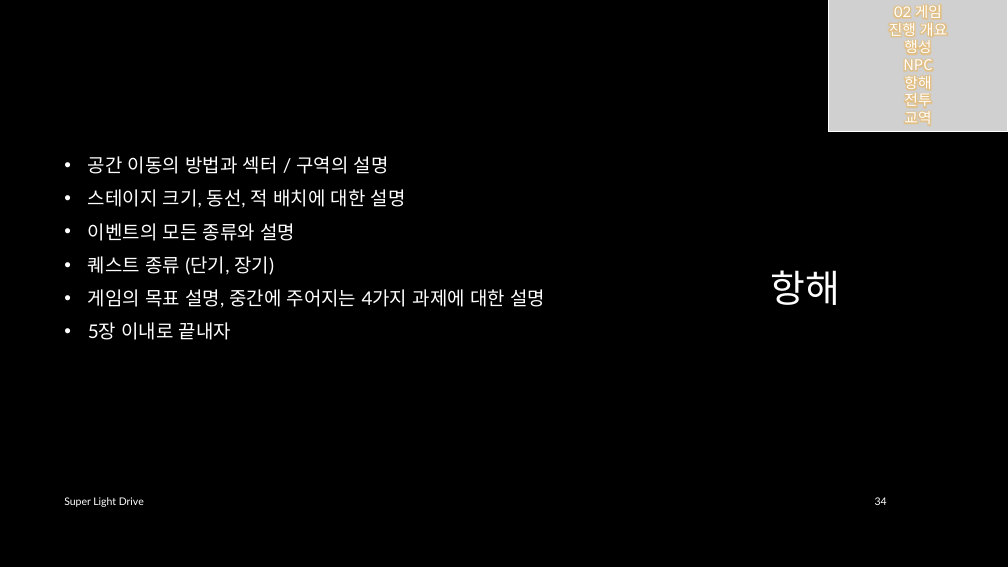
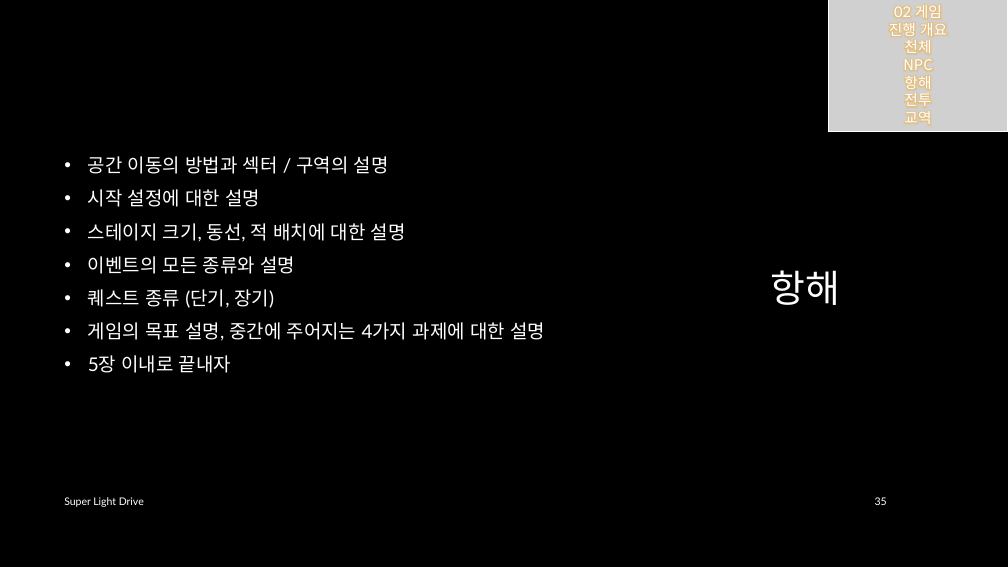
Before and after one commit to iconstudio/2017-Platformer, a slide deck: slide 35 of slides/SuperLightDrive_20171228.pptx (slide 34 before the commit). Drawn at 1008x567 pixels with LibreOffice and Linux fonts; fonts in the diff are those of the drawing; grey boxes stand for pictures; background and template pictures are left out. Boxes give left, top, right and bottom in pixels: in the first picture for what was removed or moved away, otherwise in the second. Text is boxed around its words. In the diff, an @@ line names an element or a change of style, - is before the commit and + after.

```diff
--- a/slides/SuperLightDrive_20171228.pptx
+++ b/slides/SuperLightDrive_20171228.pptx
@@ text in picture at box(904, 40, 931, 55): text changed @@
-행성
+천체
@@ text at box(88, 189, 260, 207): paragraph added @@
+• 시작 설정에 대한 설명
@@ page number at box(875, 497, 887, 505): text changed @@
-34
+35
```
Also in this commit, not shown: 15 other slides changed, 1 slide added.
